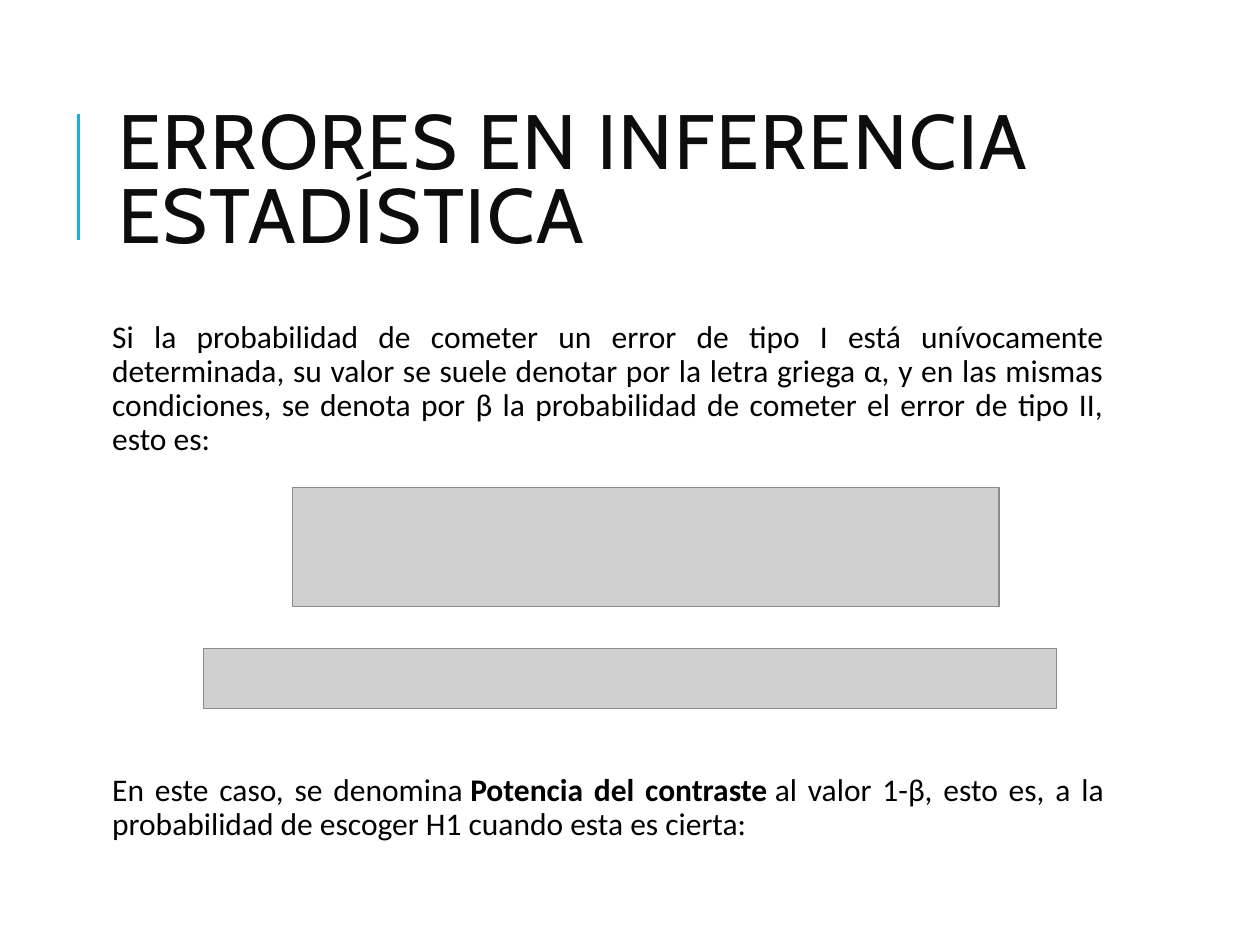
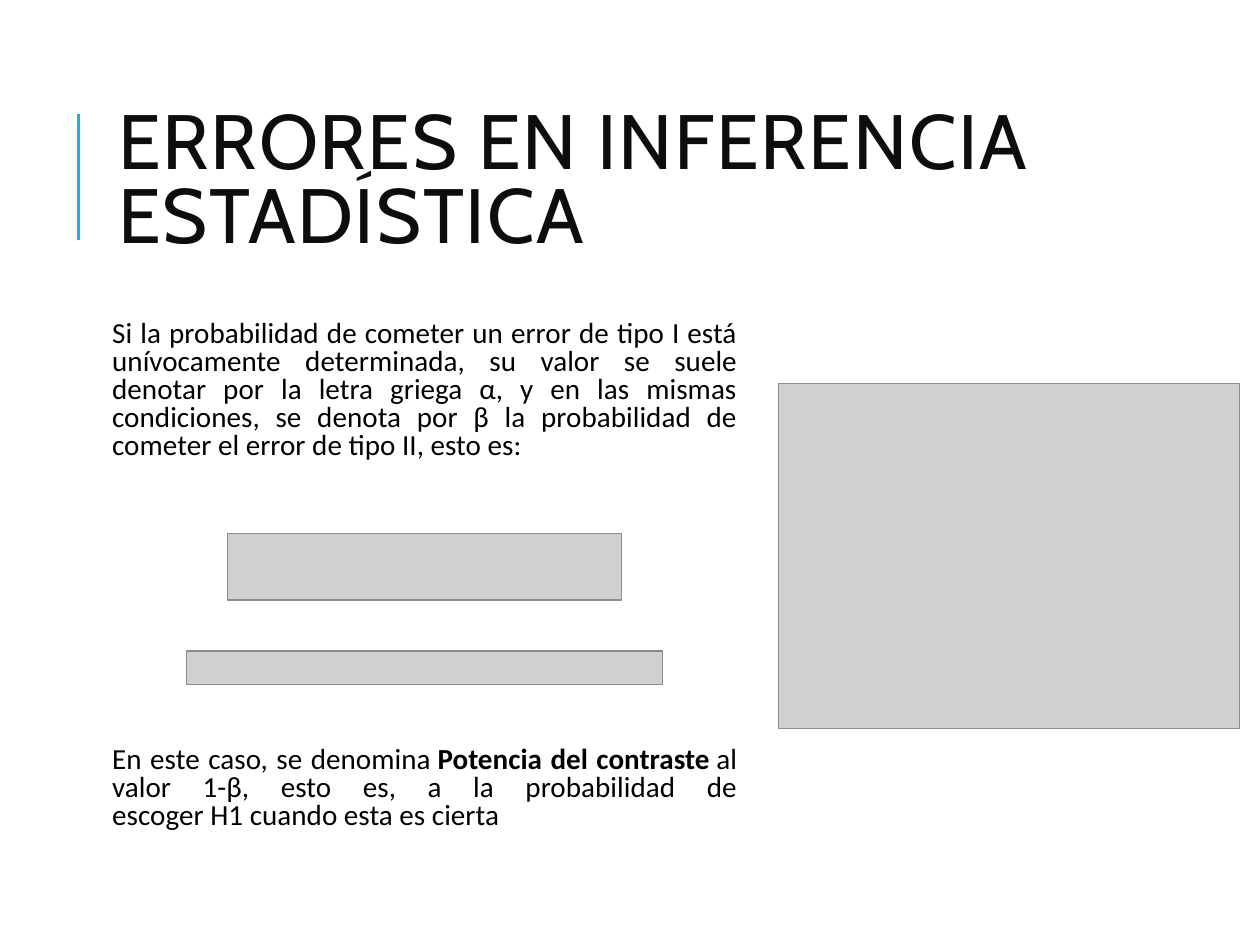
Before and after one commit to delany-ramirez/charlas, a slide deck: slide 14 of PyPereira_LR/Regresion Lineal.pptx. Drawn at 1260x945 pixels with LibreOffice and Linux fonts; fonts in the diff are those of the drawing; grey boxes stand for pictures. Boxes give left, top, right and bottom in pixels: in the first picture for what was removed or moved away, otherwise in the second. Text is boxed around its words. In the diff, an @@ line names an element or a change of style, - is before the commit and + after.

Commit message:
Update ppt

```diff
--- a/PyPereira_LR/Regresion Lineal.pptx
+++ b/PyPereira_LR/Regresion Lineal.pptx
@@ text at bbox=[112, 322, 737, 460]: size 18 to 16.6 pt in "Si la probabilidad de cometer un error ..."; line spacing 0.9 to 0.8 @@
@@ picture added at bbox=[779, 383, 1239, 728] @@
@@ picture: place and size @@
-picture at bbox=[292, 488, 999, 606]
+picture at bbox=[228, 533, 622, 600]
@@ picture: place and size @@
-picture at bbox=[203, 649, 1056, 708]
+picture at bbox=[186, 651, 663, 684]
@@ text at bbox=[112, 748, 737, 830]: text changed; size 18 to 16.6 pt @@
-En este caso, se denomina Potencia del contraste al valor 1-β, esto es, a la probabilidad de escoger H1 cuando esta es cierta:
+En este caso, se denomina Potencia del contraste al valor 1-β, esto es, a la probabilidad de escoger H1 cuando esta es cierta
```
Also in this commit, not shown: 7 other slides changed.
